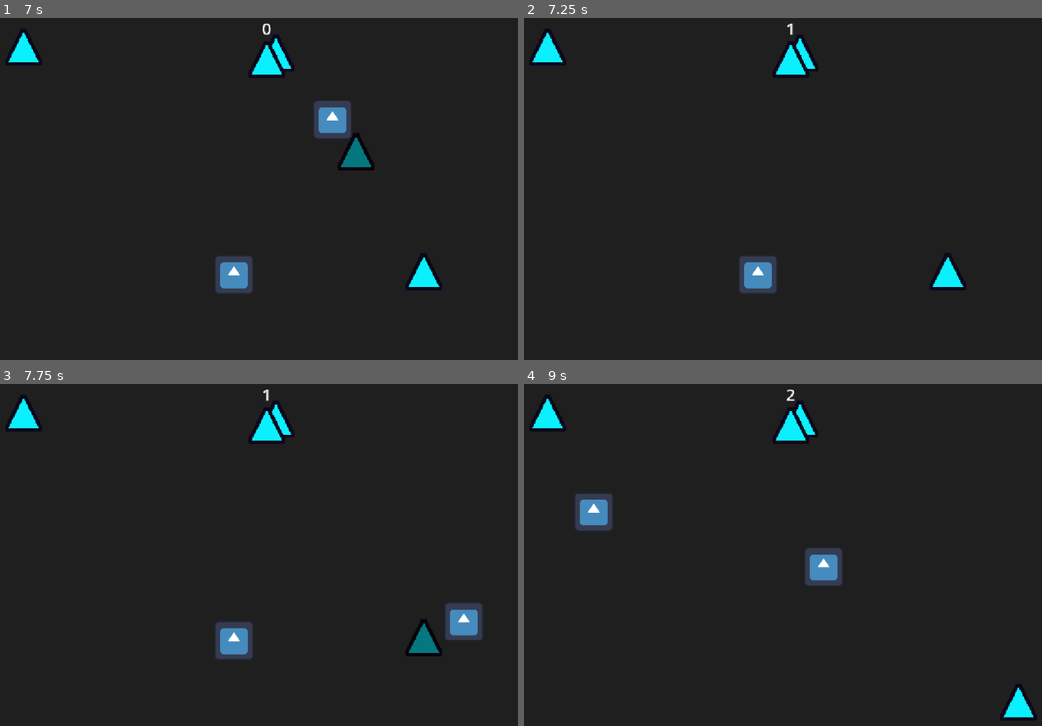
Above: before the commit, frames 1-4 (two rows, left to right).
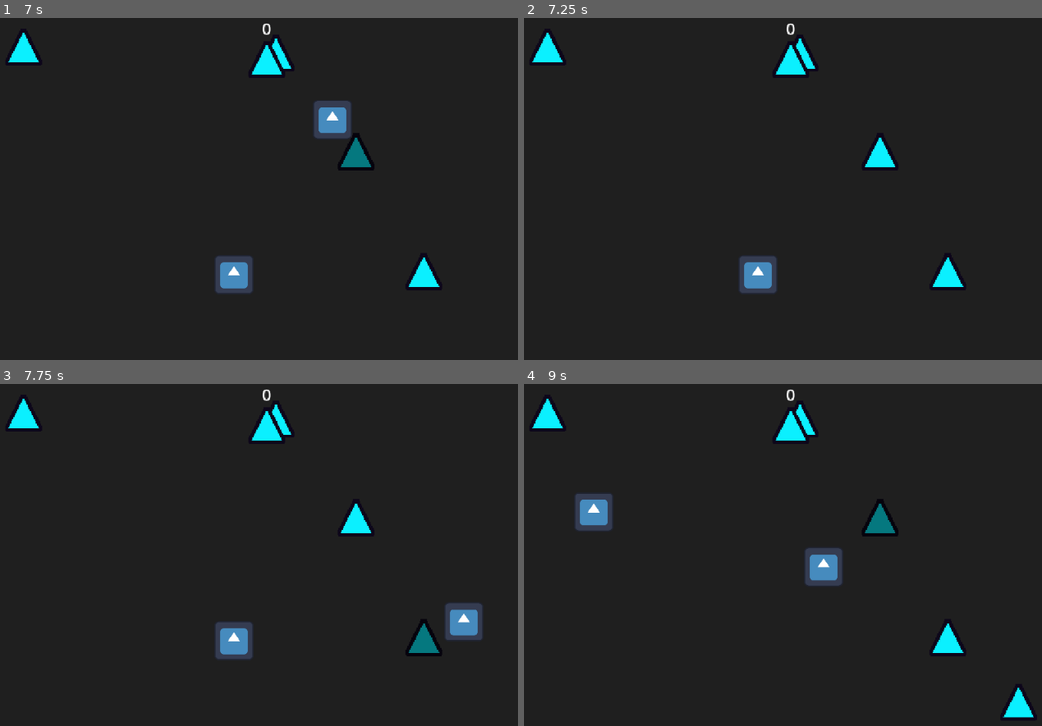
Above: after the commit, the same moments.

Repository: SpicyTime/BlastForge
Game: Godot game, scene res://main/main.tscn
Same seed, same stepped clock (60 frames per second), same inputs: the game is played once before the commit and once after it. The engine's default icon, where the game draws it, is replaced by a stand-in: a white triangle on a blue panel in a dark square.
Inputs (mouse positions are in pixels of both pictures, inside the frame that each line leads up to):
- Up to frame 1 (7 s): tap Enter at 0.5 s; move the mouse to (233, 274) at 0.52 s; click (233, 274) at 0.6 s; tap Space at 1.25 s; move the mouse to (466, 257) at 1.27 s; click (466, 257) at 1.35 s; move the mouse to (67, 144) at 2.02 s; click (67, 144) at 2.1 s; move the mouse to (300, 199) at 2.77 s; click (300, 199) at 2.85 s; move the mouse to (165, 106) at 3.52 s; click (165, 106) at 3.6 s; move the mouse to (409, 182) at 4.27 s; click (409, 182) at 4.35 s; move the mouse to (134, 219) at 5.02 s; click (134, 219) at 5.1 s; move the mouse to (331, 120) at 5.77 s; click (331, 120) at 5.85 s; move the mouse to (233, 274) at 6.52 s; click (233, 274) at 6.6 s
- Up to frame 2 (7.25 s): no input
- Up to frame 3 (7.75 s): move the mouse to (466, 623) at 7.27 s; click (466, 623) at 7.35 s
- Up to frame 4 (9 s): move the mouse to (591, 510) at 8.02 s; click (591, 510) at 8.1 s; move the mouse to (824, 565) at 8.77 s; click (824, 565) at 8.85 s

Frame 1 is identical in both runs. In frame 2, 0.5% of the frame differs, in the area x 50-73%, y 1-45%; in frame 3, 0.5%; in frame 4, 1.0%, in the area x 50-86%, y 1-80%.

Commit message:
Created the BreakableBehavior node

Diff:
--- a/breakables/breakable.gd
+++ b/breakables/breakable.gd
@@ -7,6 +7,7 @@
 var shape_component: ShapeComponent = null
 var base_modulate: Color = modulate
 var explosion_detected_modulate: Color = Color(0.5, 0.5, 0.5)
+var type: Enums.BreakableType = Enums.BreakableType.NORMAL
 var size_scales: Dictionary[Enums.ShapeSize, float] = {
 	Enums.ShapeSize.SMALL : 1.0,
 	Enums.ShapeSize.MEDIUM : 1.15,
@@ -28,8 +29,7 @@
 
 func _on_health_depleted(health_node: Health) -> void:
 	if health_node in get_children():
-		SignalManager.breakable_broken.emit(position, shape_component.get_shape_value())
-		queue_free()
+		$BreakableBehavior.handle_break(type)
 
 
 func _on_explosion_detector_area_entered(area: Area2D) -> void:
--- a/breakables/breakable.tscn
+++ b/breakables/breakable.tscn
@@ -1,8 +1,9 @@
-[gd_scene load_steps=5 format=3 uid="uid://btmk54xyeo44e"]
+[gd_scene load_steps=6 format=3 uid="uid://btmk54xyeo44e"]
 
 [ext_resource type="Script" uid="uid://d3iknp440glsy" path="res://breakables/breakable.gd" id="1_srh6f"]
 [ext_resource type="Texture2D" uid="uid://dgqwej8vqbje8" path="res://breakables/sprites/triangle_sprite.png" id="2_x566u"]
 [ext_resource type="PackedScene" uid="uid://bcjrft2uixwu1" path="res://health_system/hurtbox.tscn" id="3_srh6f"]
+[ext_resource type="Script" uid="uid://cge4a2lhplqh3" path="res://breakables/breakable_behavior.gd" id="5_813x3"]
 [ext_resource type="Script" uid="uid://dyakc7t63f14m" path="res://health_system/health.gd" id="5_x566u"]
 
 [node name="Breakable" type="Node2D"]
@@ -26,5 +27,8 @@
 
 [node name="DetectorCollider" type="CollisionShape2D" parent="ExplosionDetector"]
 
+[node name="BreakableBehavior" type="Node" parent="."]
+script = ExtResource("5_813x3")
+
 [connection signal="area_entered" from="ExplosionDetector" to="." method="_on_explosion_detector_area_entered"]
 [connection signal="area_exited" from="ExplosionDetector" to="." method="_on_explosion_detector_area_exited"]
--- /dev/null
+++ b/breakables/breakable_behavior.gd
@@ -0,0 +1,19 @@
+# This files whole purpose is to separate the logic without having different compoenents
+extends Node
+
+func handle_break(_break_type: Enums.BreakableType) -> void:
+	# To Do: Handle logic based on type
+	SignalManager.breakable_broken.emit(self)
+	queue_free()
+
+
+func handle_normal() -> void:
+	pass
+
+
+func handle_explosive() -> void:
+	pass
+
+
+func handle_spawnder() -> void:
+	pass
--- a/game/breakable_spawner.gd
+++ b/game/breakable_spawner.gd
@@ -6,7 +6,6 @@
 var spawn_time_limit: float = 1.3
 var despawn_time_limit: float = spawn_time_limit * 2.1
 var despawn_threshold: int = int(spawn_limit / 1.5)
-
 
 func _process(delta: float) -> void:
 	spawn_time_passed += delta
--- a/main/autoloads/enums.gd
+++ b/main/autoloads/enums.gd
@@ -12,3 +12,10 @@
 	MEDIUM,
 	LARGE
 }
+
+enum BreakableType{
+	NORMAL,
+	EXPLOSIVE,
+	SPAWNER,
+
+}
--- a/main/autoloads/signal_manager.gd
+++ b/main/autoloads/signal_manager.gd
@@ -6,7 +6,7 @@
 signal damage_taken(value: int)
 
 # Breakable
-signal breakable_broken(position: Vector2, point_worth: int)
+signal breakable_broken(instance: Breakable)
 
 
 # Ui
--- a/main/main.gd
+++ b/main/main.gd
@@ -7,6 +7,6 @@
 	UiManager.show_overlay("Hud")
 
 
-func _on_breakable_broken(_breakable_position: Vector2, breakable_worth: int) -> void:
-	total_points += breakable_worth
+func _on_breakable_broken(breakable_instance: Breakable) -> void:
+	total_points += breakable_instance.shape_component.get_shape_value()
 	SignalManager.points_changed.emit(total_points)
